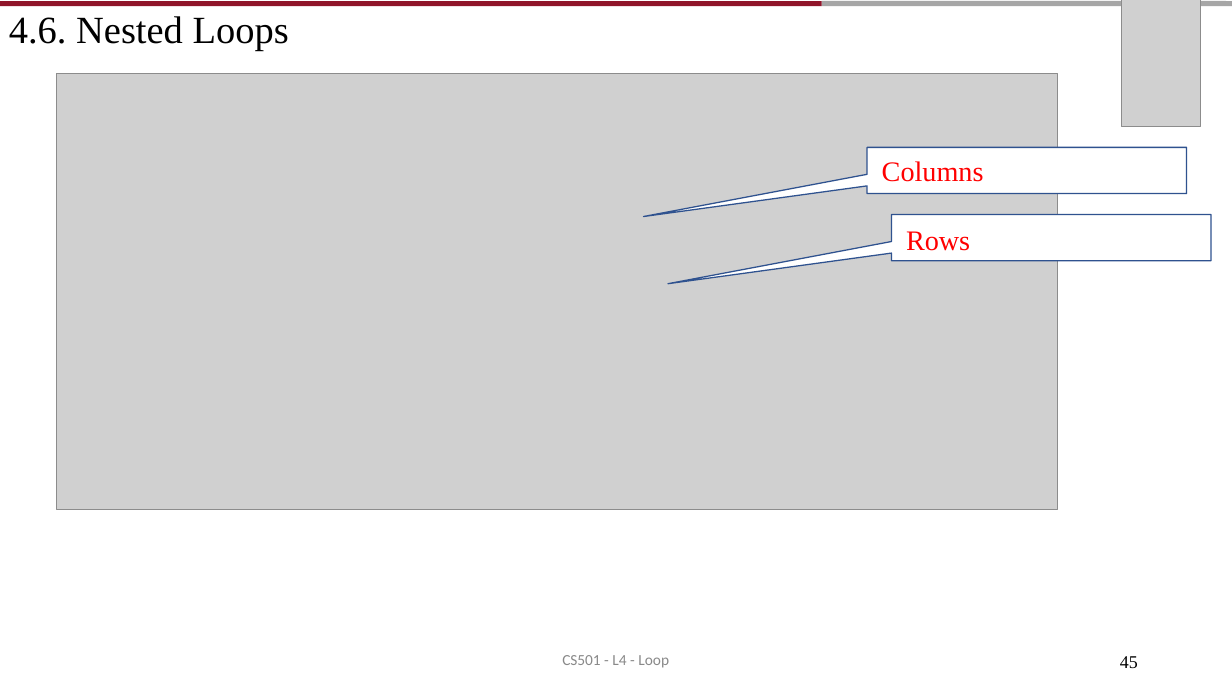
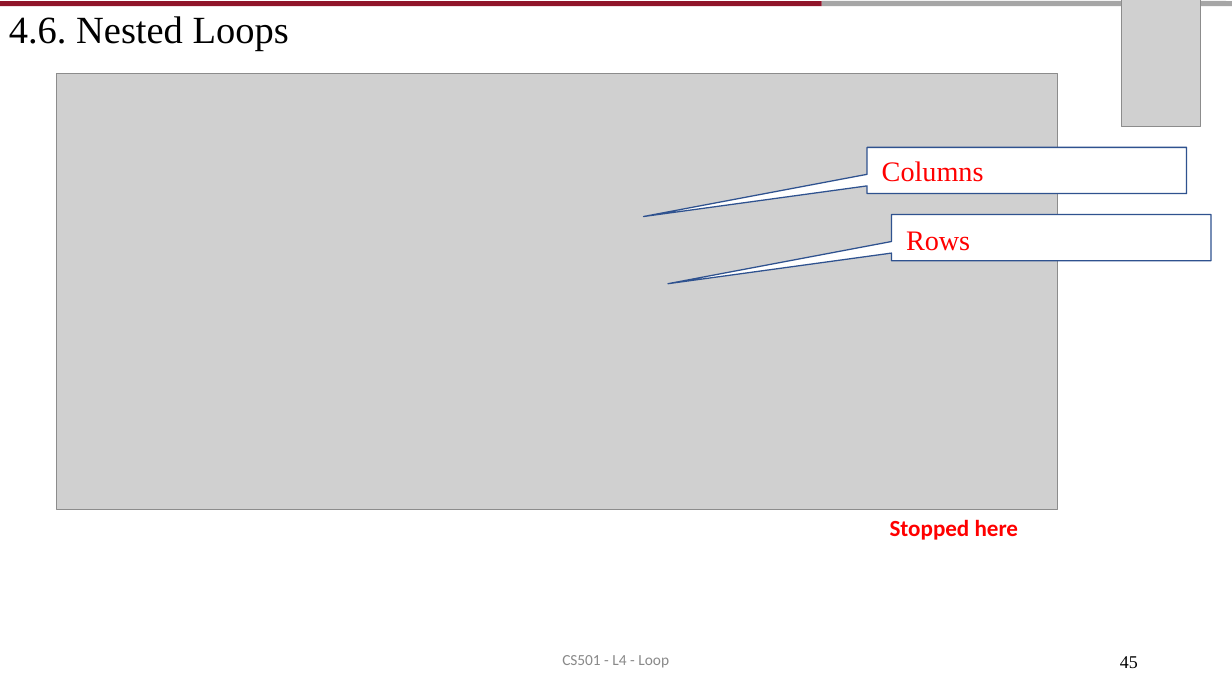
Before and after one commit to AughdonBreslin/CS501IntroToJava, a slide deck: slide 45 of Lectures/4_Loop_V1.pptx. Drawn at 1232x693 pixels with LibreOffice and Linux fonts; fonts in the diff are those of the drawing; grey boxes stand for pictures. Boxes give left, top, right and bottom in pixels: in the first picture for what was removed or moved away, otherwise in the second. Text is boxed around its words. In the diff, an @@ line names an element or a change of style, - is before the commit and + after.

Commit message:
Lectures 8-20

```diff
--- a/Lectures/4_Loop_V1.pptx
+++ b/Lectures/4_Loop_V1.pptx
@@ text added at <box>890,519,1019,540</box>, 18 pt, text #FF0000, bold @@
+Stopped here
```
Also in this commit, not shown: 1 other slide changed, 15 other files.
